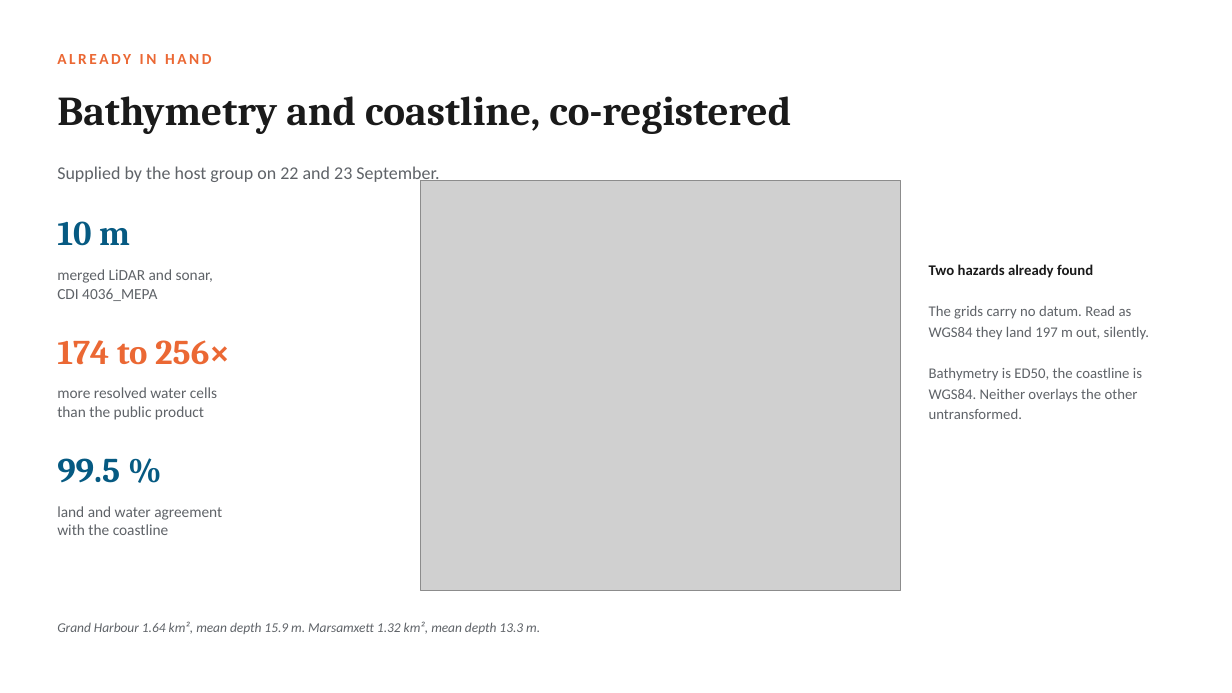
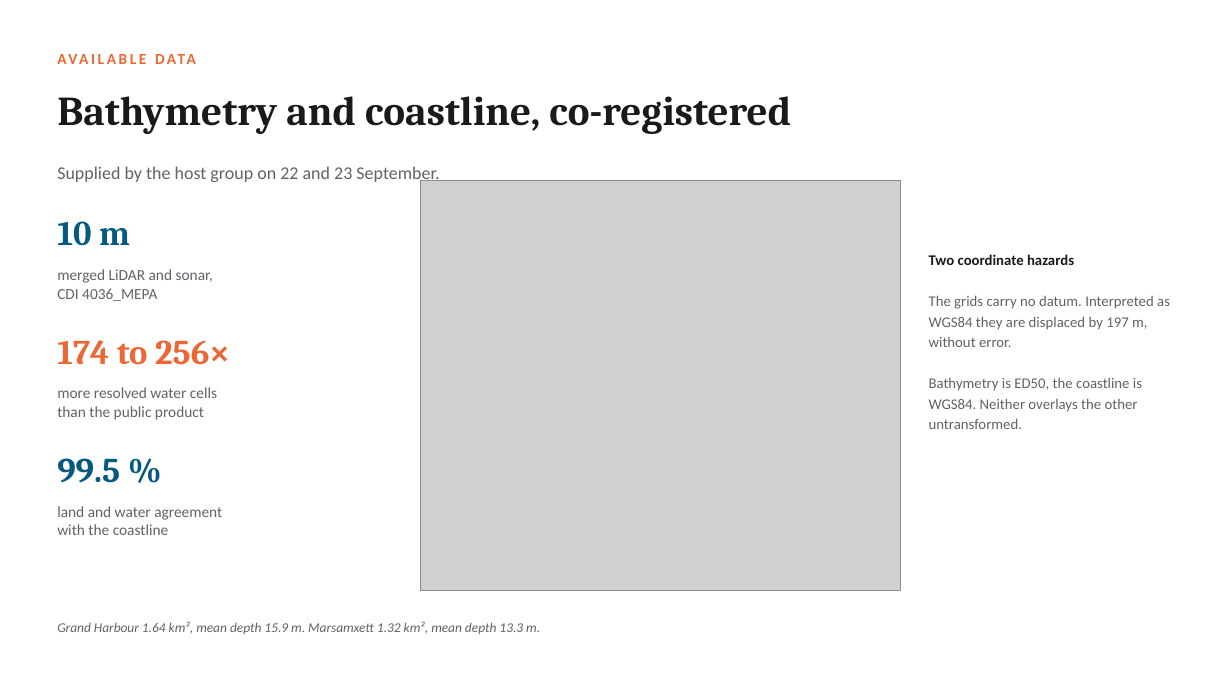
Before and after one commit to cicero-martins/MaltaDT, a slide deck: slide 3 of docs/valletta_model_concept_2026-09-25.pptx. Drawn at 1232x693 pixels with LibreOffice and Linux fonts; fonts in the diff are those of the drawing; grey boxes stand for pictures. Boxes give left, top, right and bottom in pixels: in the first picture for what was removed or moved away, otherwise in the second. Text is boxed around its words. In the diff, an @@ line names an element or a change of style, - is before the commit and + after.

```diff
--- a/docs/valletta_model_concept_2026-09-25.pptx
+++ b/docs/valletta_model_concept_2026-09-25.pptx
@@ text at bbox=[57, 54, 212, 64]: text changed @@
-ALREADY IN HAND
+AVAILABLE DATA
@@ text at bbox=[929, 254, 1170, 347]: text changed @@
-Two hazards already found
-The grids carry no datum. Read as WGS84 they land 197 m out, silently.
+Two coordinate hazards
+The grids carry no datum. Interpreted as WGS84 they are displaced by 197 m, without error.
```
Also in this commit, not shown: 8 other slides changed, 3 other files.
